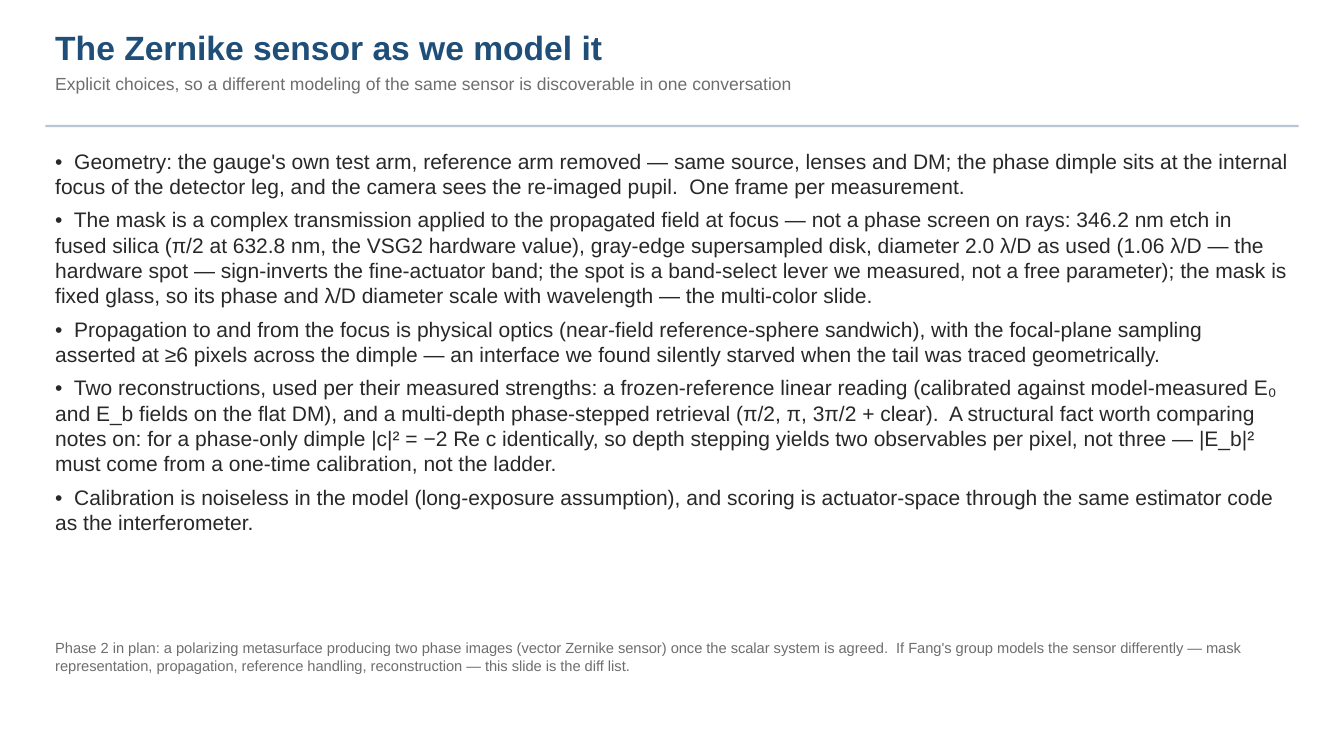
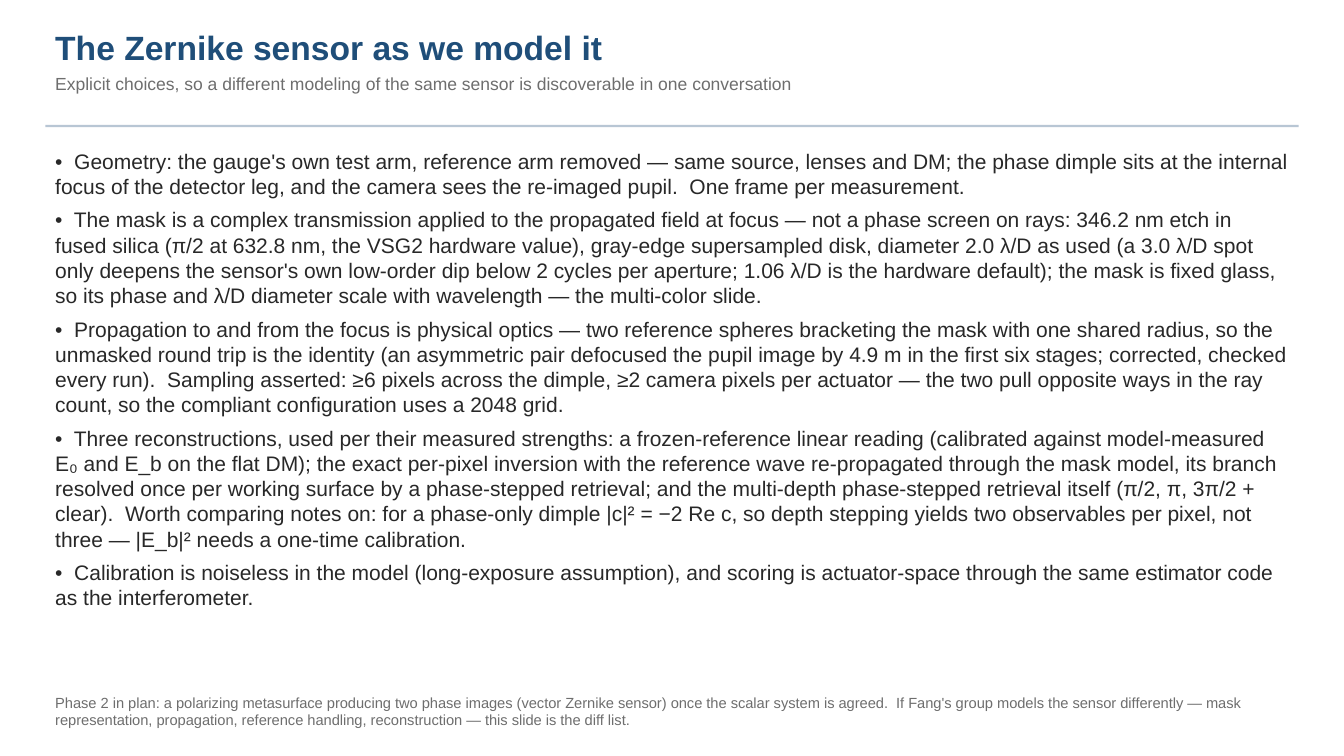
Before and after one commit to nasa-jpl/macos, a slide deck: slide 18 of demo_session/deck_tg_fang.pptx. Drawn at 1344x756 pixels with LibreOffice and Linux fonts; fonts in the diff are those of the drawing. Boxes give left, top, right and bottom in pixels: in the first picture for what was removed or moved away, otherwise in the second. Text is boxed around its words. In the diff, an @@ line names an element or a change of style, - is before the commit and + after.

Commit message:
ZWFS deck fold 3 (S7 + S8) + the Fang deck's sensor rows on the corrected model (both DRAFT)
deck_zwfs (20 slides): the sensor-model correction (the S1-S6 sensor was
Fresnel-defocused by 4.9 m; symptoms and what the correction alone buys),
the five readings with the compliant head-to-head rows (I+ 0.91 / 26 pm /
SNR 355 from one frame on a 30 nm working surface), the sampling trade
closed at MODEL 2048 (hold-out gain is set by the ray count, not the
dimple's sampling), the multi-site working-surface range (I+ to 40 nm on
1 mm actuators, 50 on 2 mm), colour no longer a lever, photons 1e14 per
state, and the runner ("Run it yourself"); the legacy poke/colour slides
moved to Backup with their attribution; lit-scan conclusions updated.
deck_tg_fang (23 slides): head-to-head table, sensor-as-modeled bullets,
photon table and the colour slide re-stated on the corrected sensor
model; provenance updated.  Figures are the tools' own PNGs (zwfs_s7iter,
zwfs_run outputs), one panel autocropped.  Style gate run; no export mark.

```diff
--- a/demo_session/deck_tg_fang.pptx
+++ b/demo_session/deck_tg_fang.pptx
@@ text at (55, 211, 1286, 551): text changed @@
-• The mask is a complex transmission applied to the propagated field at focus — not a phase screen on rays: 346.2 nm etch in fused silica (π/2 at 632.8 nm, the VSG2 hardware value), gray-edge supersampled disk, diameter 2.0 λ/D as used (1.06 λ/D — the hardware spot — sign-inverts the fine-actuator band; the spot is a band-select lever we measured, not a free parameter); the mask is fixed glass, so its phase and λ/D diameter scale with wavelength — the multi-color slide.
-• Propagation to and from the focus is physical optics (near-field reference-sphere sandwich), with the focal-plane sampling asserted at ≥6 pixels across the dimple — an interface we found silently starved when the tail was traced geometrically.
-• Two reconstructions, used per their measured strengths: a frozen-reference linear reading (calibrated against model-measured E₀ and E_b fields on the flat DM), and a multi-depth phase-stepped retrieval (π/2, π, 3π/2 + clear). A structural fact worth comparing notes on: for a phase-only dimple |c|² = −2 Re c identically, so depth stepping yields two observables per pixel, not three — |E_b|² must come from a one-time calibration, not the ladder.
+• The mask is a complex transmission applied to the propagated field at focus — not a phase screen on rays: 346.2 nm etch in fused silica (π/2 at 632.8 nm, the VSG2 hardware value), gray-edge supersampled disk, diameter 2.0 λ/D as used (a 3.0 λ/D spot only deepens the sensor's own low-order dip below 2 cycles per aperture; 1.06 λ/D is the hardware default); the mask is fixed glass, so its phase and λ/D diameter scale with wavelength — the multi-color slide.
+• Propagation to and from the focus is physical optics — two reference spheres bracketing the mask with one shared radius, so the unmasked round trip is the identity (an asymmetric pair defocused the pupil image by 4.9 m in the first six stages; corrected, checked every run). Sampling asserted: ≥6 pixels across the dimple, ≥2 camera pixels per actuator — the two pull opposite ways in the ray count, so the compliant configuration uses a 2048 grid.
+• Three reconstructions, used per their measured strengths: a frozen-reference linear reading (calibrated against model-measured E₀ and E_b on the flat DM); the exact per-pixel inversion with the reference wave re-propagated through the mask model, its branch resolved once per working surface by a phase-stepped retrieval; and the multi-depth phase-stepped retrieval itself (π/2, π, 3π/2 + clear). Worth comparing notes on: for a phase-only dimple |c|² = −2 Re c, so depth stepping yields two observables per pixel, not three — |E_b|² needs a one-time calibration.
@@ text "Phase 2 in plan: a ...": place and size @@
-text "Phase 2 in plan: a ..." at (55, 642, 1241, 674)
+text "Phase 2 in plan: a ..." at (55, 697, 1241, 728)
```
Also in this commit, not shown: 4 other slides changed, 8 other files.
